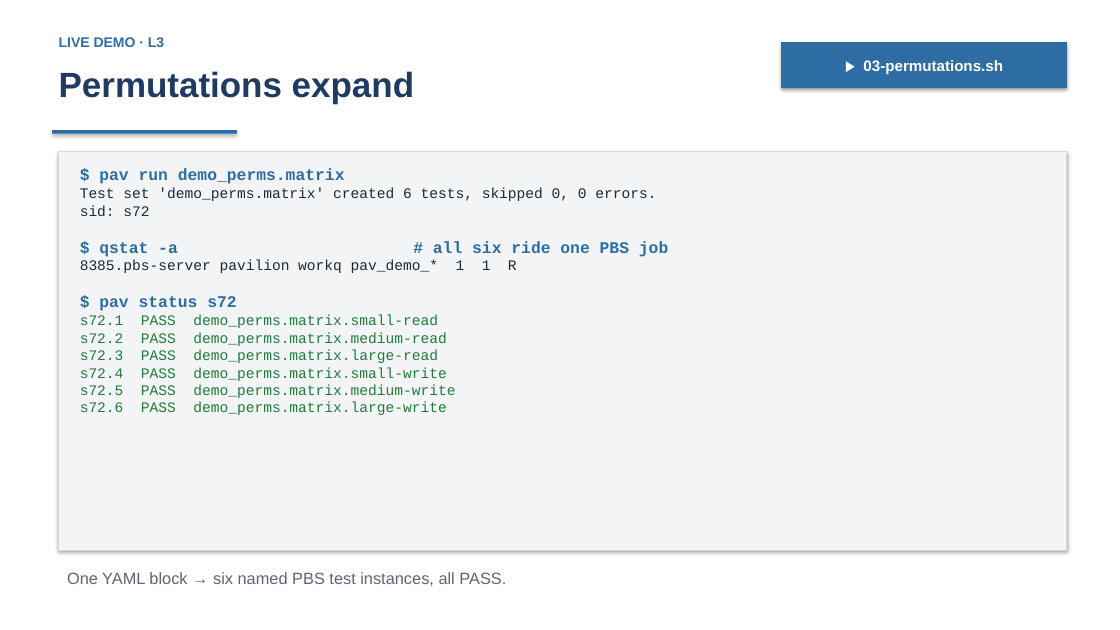
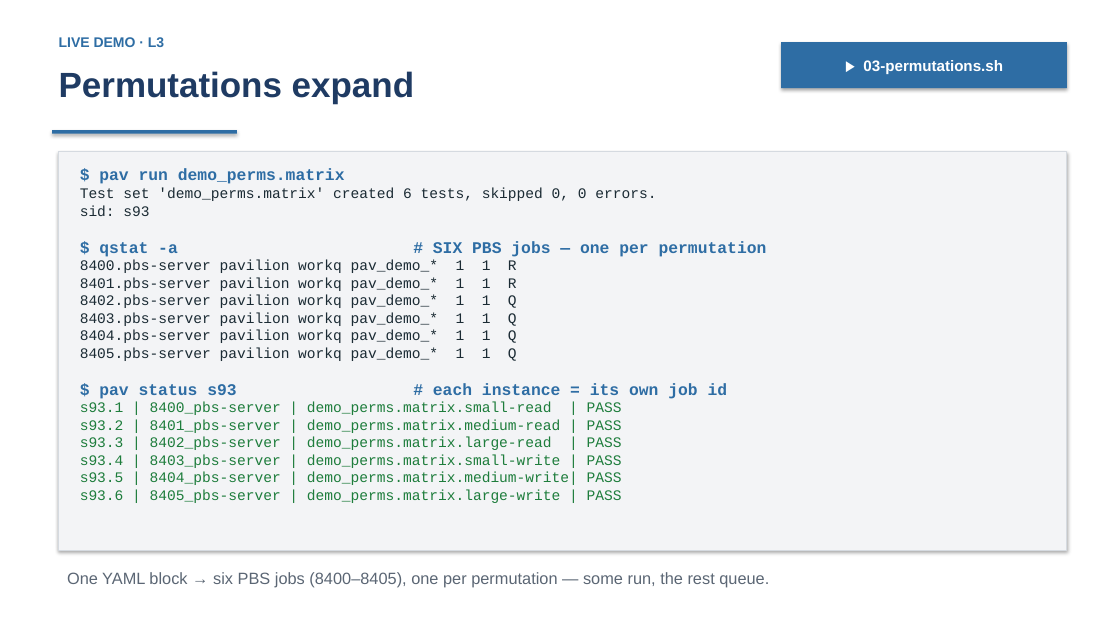
Before and after one commit to curtisecombsjr/pavilion-workshop, a slide deck: slide 22 of pavilion-workshop.pptx. Drawn at 1120x630 pixels with LibreOffice and Linux fonts; fonts in the diff are those of the drawing. Boxes give left, top, right and bottom in pixels: in the first picture for what was removed or moved away, otherwise in the second. Text is boxed around its words. In the diff, an @@ line names an element or a change of style, - is before the commit and + after.

```diff
--- a/pavilion-workshop.pptx
+++ b/pavilion-workshop.pptx
@@ text in rectangle at box(80, 205, 767, 503): text changed @@
-sid: s72
-$ qstat -a # all six ride one PBS job
-8385.pbs-server pavilion workq pav_demo_* 1 1 R
-$ pav status s72
-s72.1 PASS demo_perms.matrix.small-read
-s72.2 PASS demo_perms.matrix.medium-read
-s72.3 PASS demo_perms.matrix.large-read
-s72.4 PASS demo_perms.matrix.small-write
-s72.5 PASS demo_perms.matrix.medium-write
-s72.6 PASS demo_perms.matrix.large-write
+sid: s93
+$ qstat -a # SIX PBS jobs — one per permutation
+8400.pbs-server pavilion workq pav_demo_* 1 1 R
+8401.pbs-server pavilion workq pav_demo_* 1 1 R
+8402.pbs-server pavilion workq pav_demo_* 1 1 Q
+8403.pbs-server pavilion workq pav_demo_* 1 1 Q
+8404.pbs-server pavilion workq pav_demo_* 1 1 Q
+8405.pbs-server pavilion workq pav_demo_* 1 1 Q
+$ pav status s93 # each instance = its own job id
+s93.1 | 8400_pbs-server | demo_perms.matrix.small-read | PASS
+s93.2 | 8401_pbs-server | demo_perms.matrix.medium-read | PASS
+s93.3 | 8402_pbs-server | demo_perms.matrix.large-read | PASS
+s93.4 | 8403_pbs-server | demo_perms.matrix.small-write | PASS
+s93.5 | 8404_pbs-server | demo_perms.matrix.medium-write| PASS
+s93.6 | 8405_pbs-server | demo_perms.matrix.large-write | PASS
@@ text at box(67, 572, 769, 588): text changed @@
-One YAML block → six named PBS test instances, all PASS.
+One YAML block → six PBS jobs (8400–8405), one per permutation — some run, the rest queue.
```
Also in this commit, not shown: 2 other slides changed, 2 other files.
